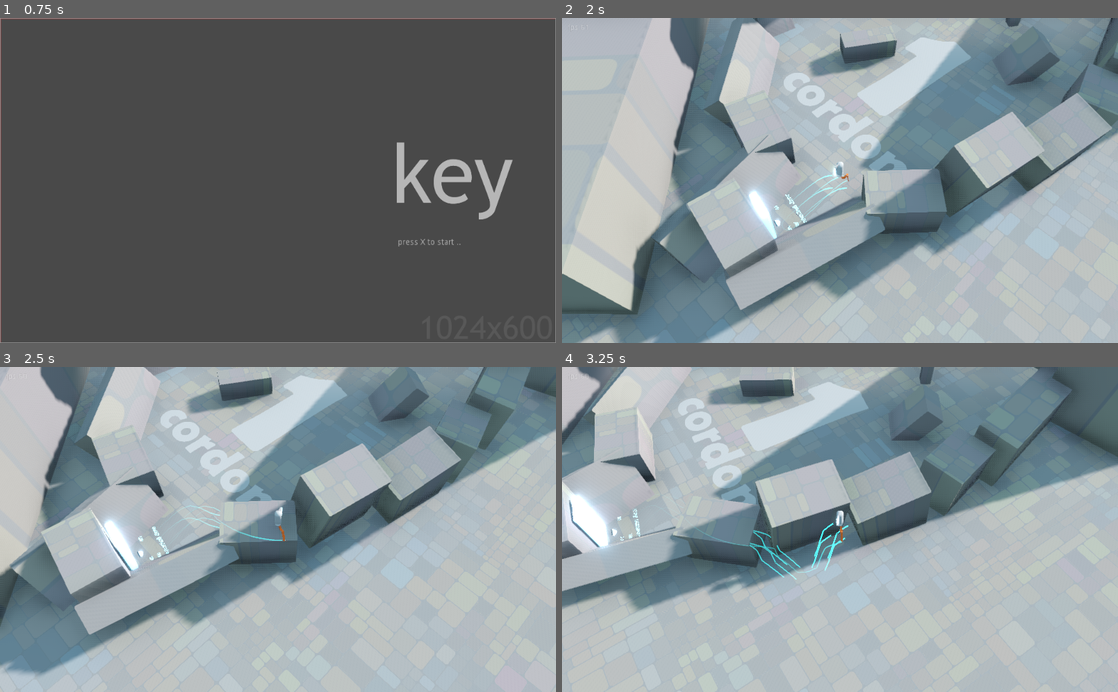
Above: before the commit, frames 1-4 (two rows, left to right).
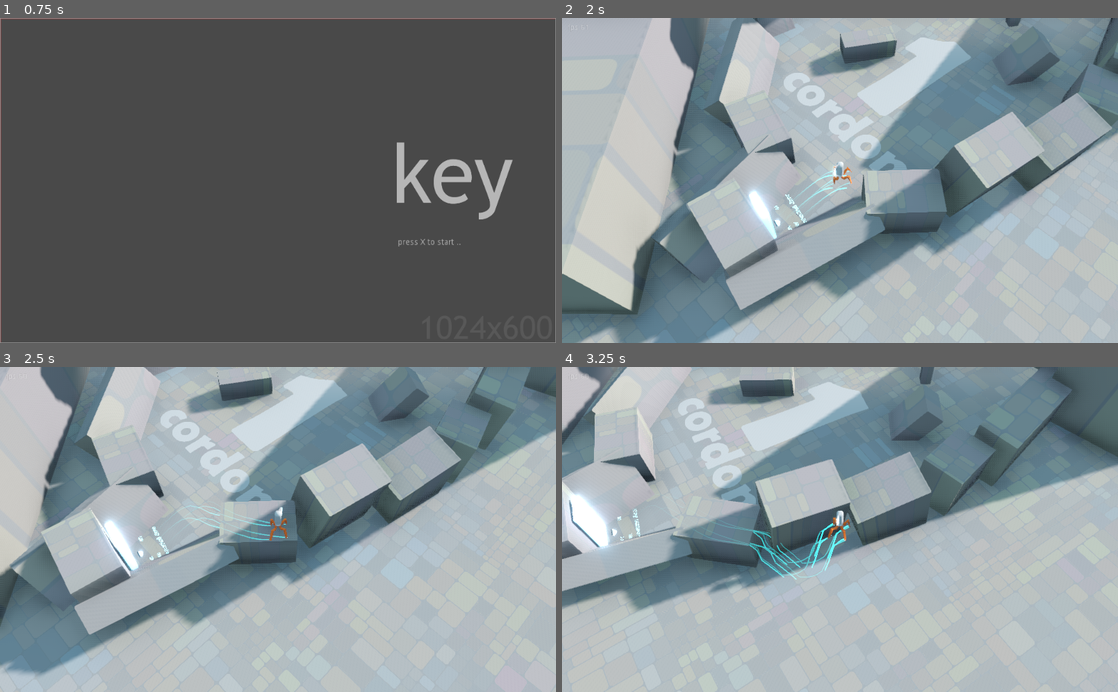
Above: after the commit, the same moments.

Repository: ioxu/key
Game: Godot game, scene res://scenes/splash.tscn
The game is run twice, just before and just after one commit, with the same random seed, the same clock (stepped at 60 frames per second) and the same inputs.
Inputs (mouse positions are in pixels of both pictures, inside the frame that each line leads up to):
- Up to frame 1 (0.75 s): tap X at 0.5 s; move the mouse to (400, 164) at 0.52 s; hold D (move_right) from 0.53 s (still down); hold Left (camera_rotate_left) from 0.53 s (still down); click (400, 164) at 0.67 s
- Up to frame 2 (2 s): tap Space (jump) at 0.77, 1.25, 1.52 s; move the mouse to (728, 196) at 1.27 s; release D (move_right) at 1.28 s; release Left (camera_rotate_left) at 1.28 s; hold S (move_down) from 1.28 s (still down); tap Right (camera_rotate_right) at 1.35 s
- Up to frame 3 (2.5 s): move the mouse to (333, 458) at 2.02 s; release S (move_down) at 2.03 s; hold D (move_right) from 2.03 s (still down); click (333, 458) at 2.1 s
- Up to frame 4 (3.25 s): move the mouse to (812, 594) at 2.77 s; release D (move_right) at 2.78 s; hold W (move_up) from 2.78 s (still down); tap Left (camera_rotate_left) at 2.85 s; click (812, 594) at 2.92 s; tap Space (jump) at 3.02 s

Frame 1 is identical in both runs. In frame 2, 0.1% of the frame differs, in the area x 38-53%, y 45-68%; in frame 3, 0.2%; in frame 4, 0.5%, in the area x 13-52%, y 46-68%.

Commit message:
character has 4 IK legs

Diff:
--- a/data/scripts/three_joint_leg.gd
+++ b/data/scripts/three_joint_leg.gd
@@ -21,17 +21,27 @@
 var global_time = 0.0
 onready var toe_initial_position = toe_node.transform.origin
 
+var noise1 = OpenSimplexNoise.new()
+
+
+
 func _ready():
 	#yield(get_tree().create_timer(.1), "timeout")
 	_set_bone_polygons(bone_width)
 	_set_joint_positions()
-	pass
+
+	# Configure
+	noise1.seed = randi()
+	noise1.octaves = 4
+	noise1.period = 30.0
+	noise1.persistence = 0.8
+
 
 
 func _process(delta):
+	global_transform.origin = hip_node.global_transform.origin
 	global_time += delta
-	var gt = global_transform.origin
-	gt = hip_node.global_transform.origin
+	var gt = hip_node.global_transform.origin
 	var gx = global_transform.origin.x
 	var gtx = toe_node.global_transform.origin.x
 	var gz = global_transform.origin.z
@@ -44,7 +54,8 @@
 
 	update_ik( Vector2(_x, _y), Vector2(0,0) )
 
-	toe_node.transform.origin =Vector3(toe_initial_position.x  +  sin(global_time*8) * 0.5, 0.0, toe_initial_position.z + cos(global_time*8)*0.5)
+	if not Engine.editor_hint:
+		toe_node.transform.origin =Vector3(toe_initial_position.x  +  (sin(global_time*8) * 0.25 + noise1.get_noise_2d(1.0,global_time*30) * 0.35), 0.0, toe_initial_position.z + cos(global_time*8)*0.25 + noise1.get_noise_2d(1.0,(global_time*30)+100) * 0.35)
 
 #-------------
 # IK
--- a/scenes/player/player.tscn
+++ b/scenes/player/player.tscn
@@ -160,14 +160,22 @@
 
 [node name="hip_1_position" type="Position3D" parent="waist"]
 transform = Transform( 1, 0, 0, 0, 1, 0, 0, 0, 1, 0.156018, -0.0499119, 0 )
-visible = false
+
+[node name="hip_2_position" type="Position3D" parent="waist"]
+transform = Transform( 1, 0, 0, 0, 1, 0, 0, 0, 1, 0, -0.05, 0.156 )
+
+[node name="hip_3_position" type="Position3D" parent="waist"]
+transform = Transform( 1, 0, 0, 0, 1, 0, 0, 0, 1, -0.156, -0.05, 0 )
+
+[node name="hip_4_position" type="Position3D" parent="waist"]
+transform = Transform( 1, 0, 0, 0, 1, 0, 0, 0, 1, 0, -0.05, -0.156 )
 
 [node name="waist_geo" type="MeshInstance" parent="waist"]
 mesh = SubResource( 7 )
 material/0 = null
 
 [node name="leg_1" type="Spatial" parent="."]
-transform = Transform( 0.994364, 0, -0.104541, 0, 1, 0, 0.104541, 0, 0.994364, 0.156018, 0.746836, 0 )
+transform = Transform( 0.999837, 0, 0.00213496, 0, 1, 0, -0.00213496, 0, 0.999837, 0.156018, 0.746836, 0 )
 script = ExtResource( 12 )
 hip_node_path = NodePath("../waist/hip_1_position")
 toe_node_path = NodePath("../toe_1_position")
@@ -177,7 +185,7 @@
 bone_depth = 0.15
 
 [node name="hip_joint" type="Spatial" parent="leg_1"]
-transform = Transform( 0.328374, 0.944548, 0, -0.944548, 0.328374, 0, 0, 0, 1, 0, 0, 0 )
+transform = Transform( 0.419326, 0.907836, 0, -0.907836, 0.419326, 0, 0, 0, 1, 0, 0, 0 )
 
 [node name="Position3D" type="Position3D" parent="leg_1/hip_joint"]
 transform = Transform( 1, 0, -2.98023e-08, 0, 1, 0, 2.98023e-08, 0, 1, 0, 0, 0 )
@@ -189,7 +197,7 @@
 depth = 0.15
 
 [node name="thigh_joint" type="Spatial" parent="leg_1/hip_joint"]
-transform = Transform( -0.653003, -0.757355, 0, 0.757355, -0.653003, 0, 0, 0, 1, 0.306, 0, 0 )
+transform = Transform( -0.485607, -0.874178, 0, 0.874178, -0.485607, 0, 0, 0, 1, 0.306, 0, 0 )
 
 [node name="polygon" type="CSGPolygon" parent="leg_1/hip_joint/thigh_joint"]
 transform = Transform( 1, 0, 0, 0, 1, 0, 0, 0, 1, 0, 0, 0.075 )
@@ -198,22 +206,178 @@
 depth = 0.15
 
 [node name="shin_joint" type="Spatial" parent="leg_1/hip_joint/thigh_joint"]
-transform = Transform( -0.844467, 0.535608, 0, -0.535608, -0.844467, 0, 0, 0, 1, 0.532, 0, 0 )
+transform = Transform( -0.66581, 0.746121, 0, -0.746121, -0.66581, 0, 0, 0, 1, 0.532, 0, 0 )
 
 [node name="polygon" type="CSGPolygon" parent="leg_1/hip_joint/thigh_joint/shin_joint"]
-transform = Transform( 1, 0, 0, 0, 1, 0, 0, 0, 1, 0, 0, 0.075 )
+transform = Transform( 1, 1.49012e-08, 0, -1.49012e-08, 1, 1.49012e-08, 0, 1.49012e-08, 1, 0, 1.19209e-07, 0.075 )
 material_override = ExtResource( 13 )
 polygon = PoolVector2Array( 0, 0.08, 0, -0.08, 0.919, 0 )
 depth = 0.15
 
 [node name="toe_joint" type="Spatial" parent="leg_1/hip_joint/thigh_joint/shin_joint"]
 
+[node name="leg_2" type="Spatial" parent="."]
+transform = Transform( 1.1923e-08, 0, -0.999841, 0, 1, 0, 0.999841, 0, 1.1923e-08, 0, 0.746748, 0.156 )
+script = ExtResource( 12 )
+hip_node_path = NodePath("../waist/hip_2_position")
+toe_node_path = NodePath("../toe_2_position")
+length_hip = 0.306
+length_thigh = 0.532
+length_shin = 0.919
+bone_depth = 0.15
+
+[node name="hip_joint" type="Spatial" parent="leg_2"]
+transform = Transform( 0.439897, 0.898048, 0, -0.898048, 0.439897, 0, 0, 0, 1, 0, 0, 0 )
+
+[node name="Position3D" type="Position3D" parent="leg_2/hip_joint"]
+transform = Transform( 1, 0, -2.98023e-08, 0, 1, 0, 2.98023e-08, 0, 1, 0, 0, 0 )
+
+[node name="polygon" type="CSGPolygon" parent="leg_2/hip_joint"]
+transform = Transform( 1, 0, 0, 0, 1, 0, 0, 0, 1, 0, 0, 0.075 )
+material_override = ExtResource( 13 )
+polygon = PoolVector2Array( 0, 0.08, 0, -0.08, 0.306, 0 )
+depth = 0.15
+
+[node name="thigh_joint" type="Spatial" parent="leg_2/hip_joint"]
+transform = Transform( -0.435585, -0.900147, 0, 0.900147, -0.435585, 0, 0, 0, 1, 0.306, 0, 0 )
+
+[node name="polygon" type="CSGPolygon" parent="leg_2/hip_joint/thigh_joint"]
+transform = Transform( 1, 0, 0, 0, 1, 0, 0, 0, 1, 0, 0, 0.075 )
+material_override = ExtResource( 13 )
+polygon = PoolVector2Array( 0, 0.08, 0, -0.08, 0.532, 0 )
+depth = 0.15
+
+[node name="shin_joint" type="Spatial" parent="leg_2/hip_joint/thigh_joint"]
+transform = Transform( -0.611059, 0.791585, 0, -0.791585, -0.611059, 0, 0, 0, 1, 0.532, 0, 0 )
+
+[node name="polygon" type="CSGPolygon" parent="leg_2/hip_joint/thigh_joint/shin_joint"]
+transform = Transform( 1, 1.49012e-08, 0, -1.49012e-08, 1, 1.49012e-08, 0, 1.49012e-08, 1, 0, 1.19209e-07, 0.075 )
+material_override = ExtResource( 13 )
+polygon = PoolVector2Array( 0, 0.08, 0, -0.08, 0.919, 0 )
+depth = 0.15
+
+[node name="toe_joint" type="Spatial" parent="leg_2/hip_joint/thigh_joint/shin_joint"]
+
+[node name="leg_3" type="Spatial" parent="."]
+transform = Transform( -0.999453, 0, -0.027831, 0, 1, 0, 0.027831, 0, -0.999453, -0.156, 0.746748, 0 )
+script = ExtResource( 12 )
+hip_node_path = NodePath("../waist/hip_3_position")
+toe_node_path = NodePath("../toe_3_position")
+length_hip = 0.306
+length_thigh = 0.532
+length_shin = 0.919
+bone_depth = 0.15
+
+[node name="hip_joint" type="Spatial" parent="leg_3"]
+transform = Transform( 0.391986, 0.919971, 0, -0.919971, 0.391986, 0, 0, 0, 1, 0, 0, 0 )
+
+[node name="Position3D" type="Position3D" parent="leg_3/hip_joint"]
+transform = Transform( 1, 0, -2.98023e-08, 0, 1, 0, 2.98023e-08, 0, 1, 0, 0, 0 )
+
+[node name="polygon" type="CSGPolygon" parent="leg_3/hip_joint"]
+transform = Transform( 1, 0, 0, 0, 1, 0, 0, 0, 1, 0, 0, 0.075 )
+material_override = ExtResource( 13 )
+polygon = PoolVector2Array( 0, 0.08, 0, -0.08, 0.306, 0 )
+depth = 0.15
+
+[node name="thigh_joint" type="Spatial" parent="leg_3/hip_joint"]
+transform = Transform( -0.546236, -0.837631, 0, 0.837631, -0.546236, 0, 0, 0, 1, 0.306, 0, 0 )
+
+[node name="polygon" type="CSGPolygon" parent="leg_3/hip_joint/thigh_joint"]
+transform = Transform( 1, 0, 0, 0, 1, 0, 0, 0, 1, 0, 0, 0.075 )
+material_override = ExtResource( 13 )
+polygon = PoolVector2Array( 0, 0.08, 0, -0.08, 0.532, 0 )
+depth = 0.15
+
+[node name="shin_joint" type="Spatial" parent="leg_3/hip_joint/thigh_joint"]
+transform = Transform( -0.73156, 0.681777, 0, -0.681777, -0.73156, 0, 0, 0, 1, 0.532, 0, 0 )
+
+[node name="polygon" type="CSGPolygon" parent="leg_3/hip_joint/thigh_joint/shin_joint"]
+transform = Transform( 1, 1.49012e-08, 0, -1.49012e-08, 1, 1.49012e-08, 0, 1.49012e-08, 1, 0, 1.19209e-07, 0.075 )
+material_override = ExtResource( 13 )
+polygon = PoolVector2Array( 0, 0.08, 0, -0.08, 0.919, 0 )
+depth = 0.15
+
+[node name="toe_joint" type="Spatial" parent="leg_3/hip_joint/thigh_joint/shin_joint"]
+
+[node name="leg_4" type="Spatial" parent="."]
+transform = Transform( -0.0172785, 0, 0.999651, 0, 1, 0, -0.999651, 0, -0.0172785, 0, 0.746748, -0.156 )
+script = ExtResource( 12 )
+hip_node_path = NodePath("../waist/hip_4_position")
+toe_node_path = NodePath("../toe_4_position")
+length_hip = 0.306
+length_thigh = 0.532
+length_shin = 0.919
+bone_depth = 0.15
+
+[node name="hip_joint" type="Spatial" parent="leg_4"]
+transform = Transform( 0.433917, 0.900953, 0, -0.900953, 0.433917, 0, 0, 0, 1, 0, 0, 0 )
+
+[node name="Position3D" type="Position3D" parent="leg_4/hip_joint"]
+transform = Transform( 1, 0, -2.98023e-08, 0, 1, 0, 2.98023e-08, 0, 1, 0, 0, 0 )
+
+[node name="polygon" type="CSGPolygon" parent="leg_4/hip_joint"]
+transform = Transform( 1, 0, 0, 0, 1, 0, 0, 0, 1, 0, 0, 0.075 )
+material_override = ExtResource( 13 )
+polygon = PoolVector2Array( 0, 0.08, 0, -0.08, 0.306, 0 )
+depth = 0.15
+
+[node name="thigh_joint" type="Spatial" parent="leg_4/hip_joint"]
+transform = Transform( -0.450617, -0.892717, 0, 0.892717, -0.450617, 0, 0, 0, 1, 0.306, 0, 0 )
+
+[node name="polygon" type="CSGPolygon" parent="leg_4/hip_joint/thigh_joint"]
+transform = Transform( 1, 0, 0, 0, 1, 0, 0, 0, 1, 0, 0, 0.075 )
+material_override = ExtResource( 13 )
+polygon = PoolVector2Array( 0, 0.08, 0, -0.08, 0.532, 0 )
+depth = 0.15
+
+[node name="shin_joint" type="Spatial" parent="leg_4/hip_joint/thigh_joint"]
+transform = Transform( -0.627551, 0.778576, 0, -0.778576, -0.627551, 0, 0, 0, 1, 0.532, 0, 0 )
+
+[node name="polygon" type="CSGPolygon" parent="leg_4/hip_joint/thigh_joint/shin_joint"]
+transform = Transform( 1, 1.49012e-08, 0, -1.49012e-08, 1, 1.49012e-08, 0, 1.49012e-08, 1, 0, 1.19209e-07, 0.075 )
+material_override = ExtResource( 13 )
+polygon = PoolVector2Array( 0, 0.08, 0, -0.08, 0.919, 0 )
+depth = 0.15
+
+[node name="toe_joint" type="Spatial" parent="leg_4/hip_joint/thigh_joint/shin_joint"]
+
 [node name="toe_1_position" type="Position3D" parent="."]
-transform = Transform( 1, 0, 0, 0, 1, 0, 0, 0, 1, 0.56808, 0, 0.108122 )
+transform = Transform( 1, 0, 0, 0, 1, 0, 0, 0, 1, 0.790836, 0, -0.00135553 )
 
 [node name="TravelPath" type="ImmediateGeometry" parent="toe_1_position"]
 transform = Transform( 1, 0, 0, 0, 1, 0, 0, 0, 1, 0, 0.0702516, 0 )
 script = ExtResource( 9 )
-distance_threshold = 0.1
+distance_threshold = 0.2
 max_points = 1000
 trail_colour = Color( 0.133333, 0.94902, 0.968627, 0.521569 )
+
+[node name="toe_2_position" type="Position3D" parent="."]
+transform = Transform( 1, 0, 0, 0, 1, 0, 0, 0, 1, 0, 0, 0.845 )
+
+[node name="TravelPath" type="ImmediateGeometry" parent="toe_2_position"]
+transform = Transform( 1, 0, 0, 0, 1, 0, 0, 0, 1, 0, 0.0702516, 0 )
+script = ExtResource( 9 )
+distance_threshold = 0.2
+max_points = 1000
+trail_colour = Color( 0.133333, 0.94902, 0.968627, 0.521569 )
+
+[node name="toe_3_position" type="Position3D" parent="."]
+transform = Transform( 1, 0, 0, 0, 1, 0, 0, 0, 1, -0.718232, 0, 0.0156561 )
+
+[node name="TravelPath" type="ImmediateGeometry" parent="toe_3_position"]
+transform = Transform( 1, 0, 0, 0, 1, 0, 0, 0, 1, 0, 0.0702516, 0 )
+script = ExtResource( 9 )
+distance_threshold = 0.2
+max_points = 1000
+trail_colour = Color( 0.133333, 0.94902, 0.968627, 0.521569 )
+
+[node name="toe_4_position" type="Position3D" parent="."]
+transform = Transform( 1, 0, 0, 0, 1, 0, 0, 0, 1, -0.0116343, 0, -0.829105 )
+
+[node name="TravelPath" type="ImmediateGeometry" parent="toe_4_position"]
+transform = Transform( 1, 0, 0, 0, 1, 0, 0, 0, 1, 0, 0.0702516, 0 )
+script = ExtResource( 9 )
+distance_threshold = 0.2
+max_points = 1000
+trail_colour = Color( 0.133333, 0.94902, 0.968627, 0.521569 )
